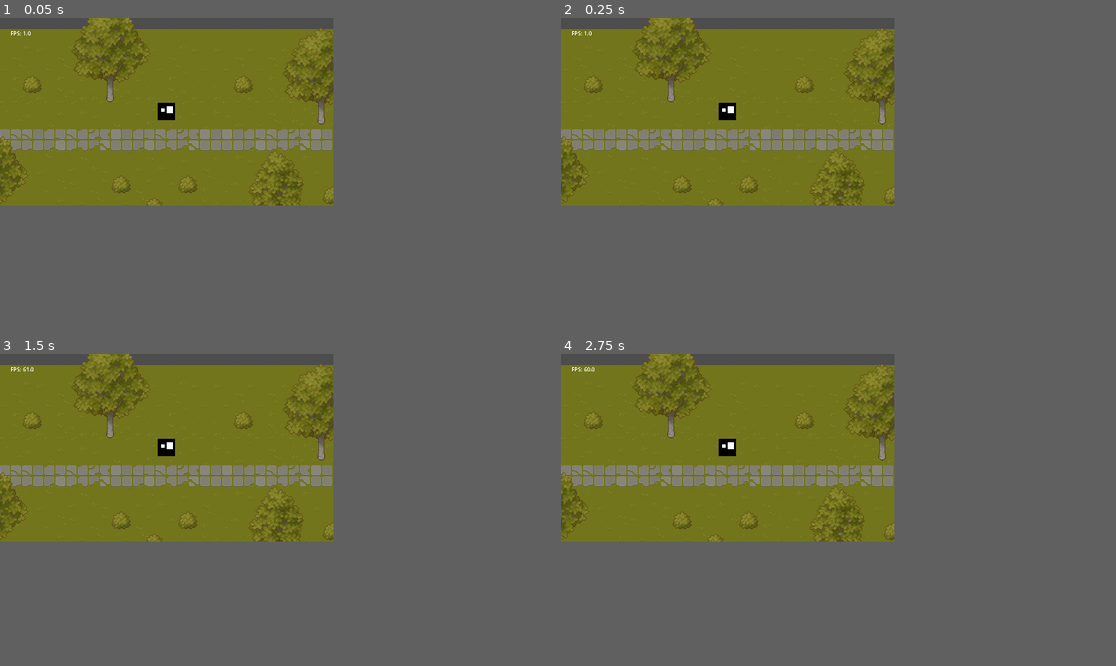
Above: before the commit, frames 1-4 (two rows, left to right).
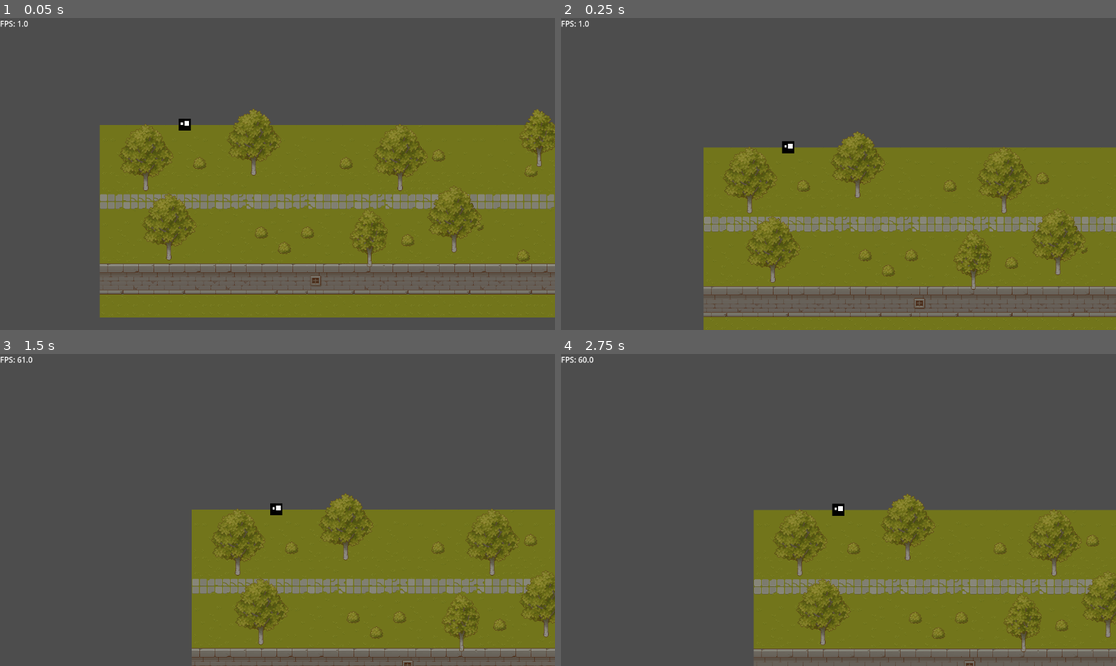
Above: after the commit, the same moments.

Repository: Kunggings/bonfire
Game: Godot game, scene res://main.tscn
Two runs of this game, one before a commit and one after it. Both use one fixed random seed, a clock stepped at 60 frames per second and the inputs below.
Inputs:
- Up to frame 1 (0.05 s): no input
- Up to frame 2 (0.25 s): no input
- Up to frame 3 (1.5 s): tap Enter (ui_accept) at 0.5, 0.77 s; hold Right (ui_right) from 0.53 s (still down)
- Up to frame 4 (2.75 s): tap Enter (ui_accept) at 1.52 s; release Right (ui_right) at 2.03 s; hold Left (ui_left) from 2.03 s (still down)
In our replay, the window is 480x270 before the commit and 799x449 after it. These sizes can differ from the game's own. Grey fills any space a smaller window leaves; there, only what the larger window draws over its background counts as a difference.

The runs differ from the first frame. In frame 1, 65% of the frame differs, in the area x 0-100%, y 0-96%; in frame 2, 64%; in frame 3, 61%; in frame 4, 61%.

Commit message:
FPS Counter

Diff:
--- a/main.tscn
+++ b/main.tscn
@@ -3013,7 +3013,6 @@
 [node name="Main" type="Node2D"]
 
 [node name="Player" parent="." instance=ExtResource("1_ig7tw")]
-position = Vector2(225, 119)
 scale = Vector2(0.5, 0.5)
 
 [node name="TileMap" type="TileMap" parent="."]
@@ -3032,16 +3031,9 @@
 scale = Vector2(0.5, 0.5)
 script = ExtResource("13_ycdy4")
 
-[node name="Control" type="Control" parent="Camera2D"]
-layout_mode = 3
-anchors_preset = 0
-offset_left = -450.0
-offset_top = -238.0
-offset_right = -410.0
-offset_bottom = -198.0
+[node name="CanvasLayer" type="CanvasLayer" parent="."]
 
-[node name="FPS Counter" type="Label" parent="Camera2D/Control"]
-layout_mode = 0
+[node name="FPS Counter" type="Label" parent="CanvasLayer"]
 offset_right = 40.0
 offset_bottom = 23.0
 script = ExtResource("14_w48qg")
--- a/project.godot
+++ b/project.godot
@@ -13,11 +13,6 @@
 config/name="bonfire"
 run/main_scene="uid://b66yo8cfbh81s"
 config/features=PackedStringArray("4.5", "Forward Plus")
-
-[display]
-
-window/size/viewport_width=480
-window/size/viewport_height=270
 
 [input]
 
